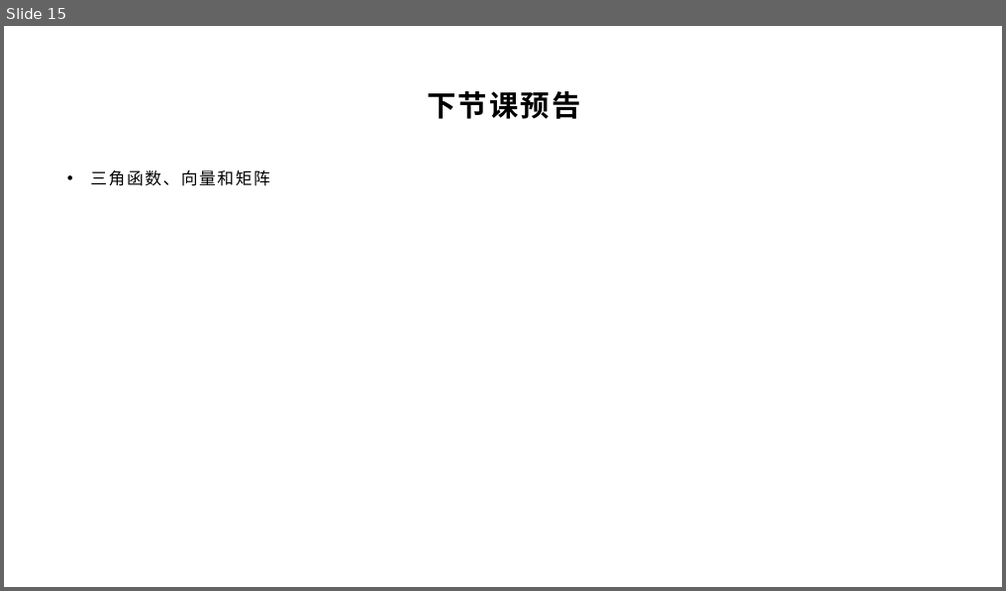
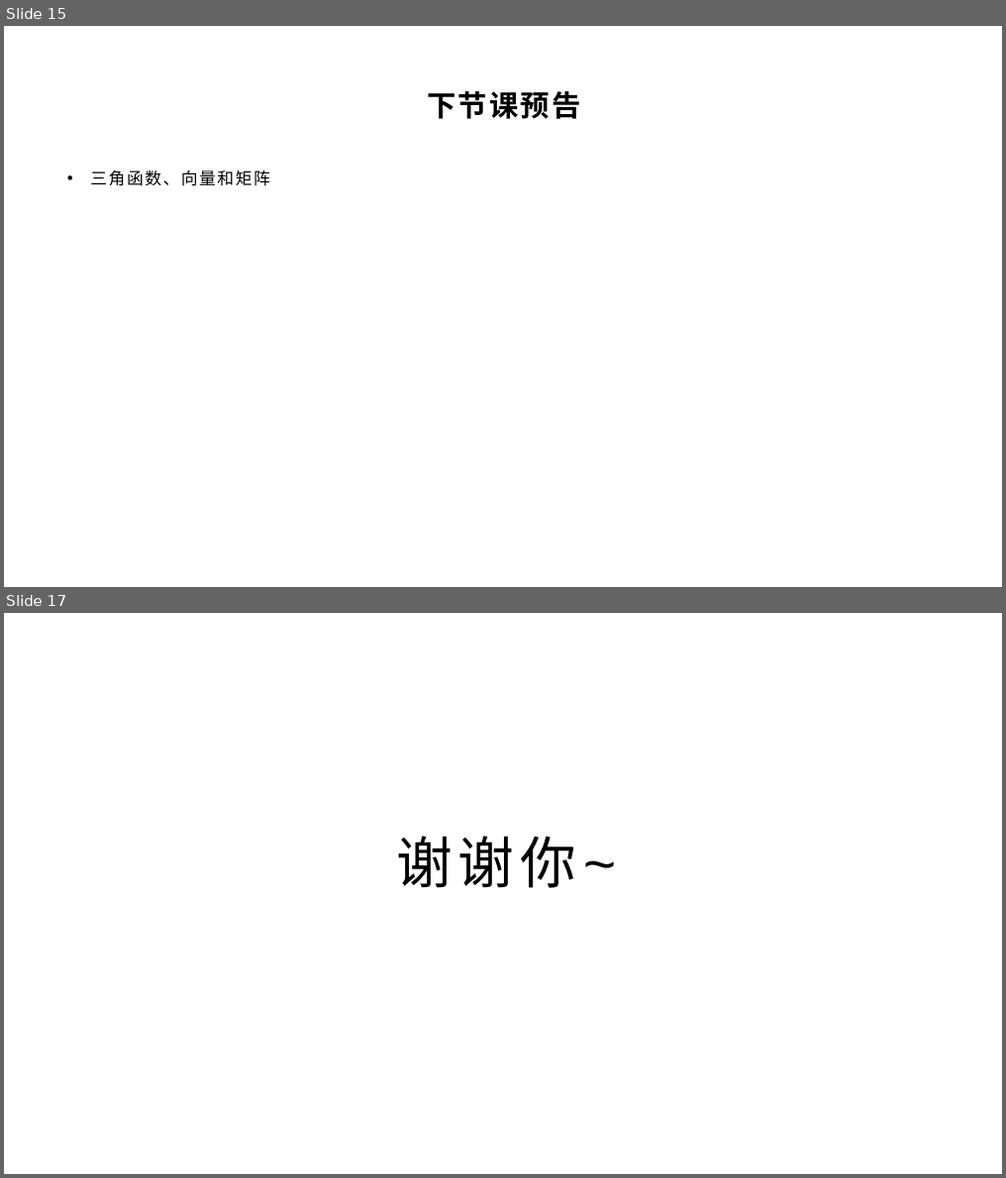
Before and after one commit to yyc-git/OfflineRenderEdu-2, a slide deck: lessons/basic/refactormeta3d/第三节课.pptx. Shown one above the other, each under a label of ours: slide 15 before the commit, slides 15 and 17 after it; the slides between them are not shown. The pictures are 1006x591 and 1006x1178 pixels, drawn with LibreOffice and Linux fonts; fonts in the diff are those of the drawing; background and template pictures are left out. Boxes give left, top, right and bottom in pixels: in the first picture for what was removed or moved away, otherwise in the second. Text is boxed around its words. In the diff, an @@ line names an element or a change of style, - is before the commit and + after.

```diff
--- a/lessons/basic/refactormeta3d/第三节课.pptx
+++ b/lessons/basic/refactormeta3d/第三节课.pptx
@@ slide 17 added at [4, 613, 1002, 1174], background picture (left out) @@
@@ title added at [396, 836, 577, 888], 54 pt, text #000000 @@
+谢谢你~
```
Also in this commit, not shown: 1 slide changed, 1 slide removed, 2 other files.
